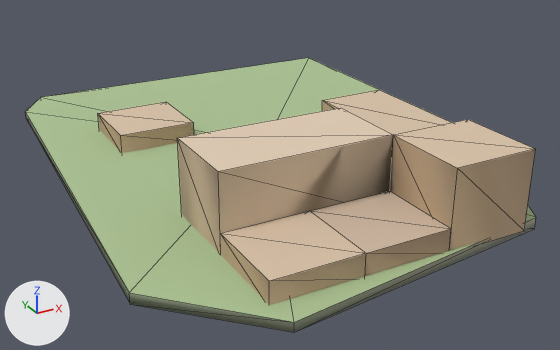
Renders of the glTF model godot_project/remake/sky/islands/SKY-093.lod2.glb from each side of a commit.
Both versions are drawn from a camera (50 mm lens) standing at (-67.2, -126.9, 56.1) and looking at (0.7, -3.5, -5.6). Every picture has the same lights, and +X, +Y and +Z are marked at lower left. The picture after the commit comes second. Mesh edges are drawn as thin lines. Vertices at exactly the same position are counted once.

Objects in the first picture: 'deck', 'rock', 'warren_hull'.
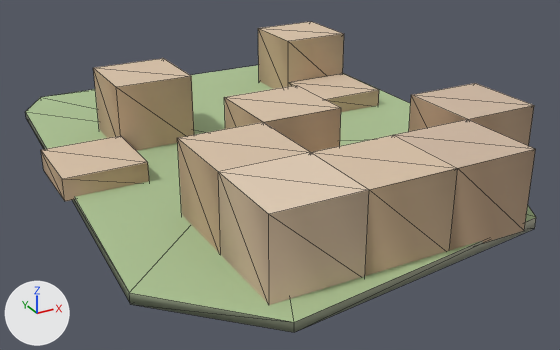
Location of each change, (x1, y1, x2, y2) in pixels of the pictures (560 x 350 px; the box of a moved part takes in the faces that stretch with it):
'warren_hull', reshaped (13% wider, 31% taller): before (98, 90, 536, 305); after (41, 22, 536, 305)
part 1 of me_warren_hull, moved or reshaped: before (98, 90, 452, 305); after (41, 22, 534, 305)
part 2 of me_warren_hull, edited (looks the same): (177, 119, 536, 255) in both

Patch to the scene script:
```diff
--- a/godot_project/remake/sky/islands/SKY-093.lod2.glb.py
+++ b/godot_project/remake/sky/islands/SKY-093.lod2.glb.py
@@ me_warren_hull @@
 # used by ob_warren_hull; location = (0.0, 0.0, 0.0)
-me_warren_hull.from_pydata(...)  # 47 vertices, 80 faces; spans x -27.0..33.0, y -51.0..24.0, z -0.5..13.2
+me_warren_hull.from_pydata(...)  # 65 vertices, 110 faces; spans x -42.0..33.0, y -51.0..39.0, z -0.5..13.2
+# me_warren_hull part 1
+# 11 vertices are removed from x -27.0..33.0, y -51.0..24.0, z 3.6
+# 65 faces are deleted
+# 1 vertex moves from x -12.0, y 24.0, z 3.6 to x -12.0, y 24.0, z 13.2
+# 18 vertices are added at x -42.0..33.0, y -36.0..39.0, z -0.5..13.2
+# 11 new vertices lie (0.0, 0.0, 13.7) away from vertices in x -27.0..33.0, y -51.0..24.0, z -0.5
+# 95 new faces join them
+# me_warren_hull part 2: 12 kept faces spanning x -27.0..18.0, y -51.0..-21.0, z -0.5..13.2 get new vertex colours; the middle colour goes from beige #c4a988 to beige #b89c7f
 me_warren_hull.materials.append(mat_sky_lod_bldg)
```
